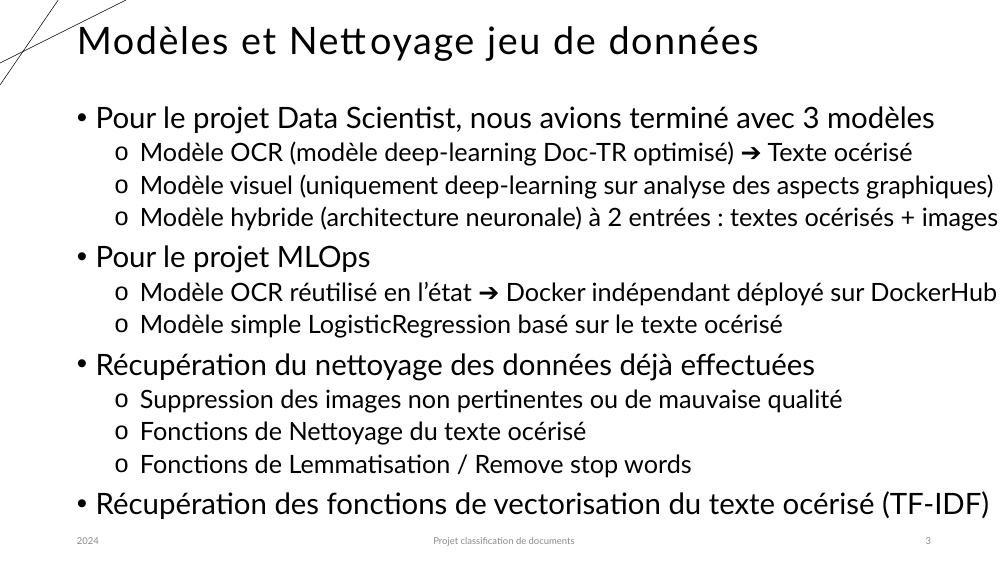
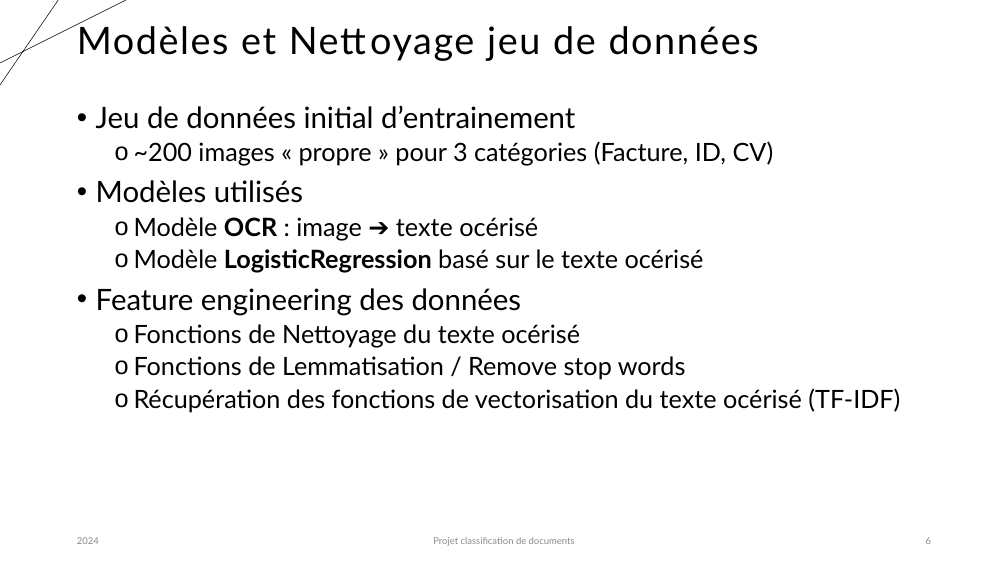
Before and after one commit to karned-formation/SEP24-MLOPS-SAKE, a slide deck: slide 6 of report/Projet_classification_MLOps_Partie1_Eddie.pptx (slide 3 before the commit). Drawn at 1008x567 pixels with LibreOffice and Linux fonts; fonts in the diff are those of the drawing. Boxes give left, top, right and bottom in pixels: in the first picture for what was removed or moved away, otherwise in the second. Text is boxed around its words. In the diff, an @@ line names an element or a change of style, - is before the commit and + after.

Commit message:
maj suite à meeting avec Seb

```diff
--- a/report/Projet_classification_MLOps_Partie1_Eddie.pptx
+++ b/report/Projet_classification_MLOps_Partie1_Eddie.pptx
@@ text at (x1=96, y1=105, x2=774, y2=315): text changed @@
-• Pour le projet Data Scientist, nous avions terminé avec 3 modèles
-  o Modèle OCR (modèle deep-learning Doc-TR optimisé) ➔ Texte océrisé
-  o Modèle visuel (uniquement deep-learning sur analyse des aspects graphiques)
-  o Modèle hybride (architecture neuronale) à 2 entrées : textes océrisés + images
-• Pour le projet MLOps
-  o Modèle OCR réutilisé en l’état ➔ Docker indépendant déployé sur DockerHub
-  o Modèle simple LogisticRegression basé sur le texte océrisé
-• Récupération du nettoyage des données déjà effectuées
-  o Suppression des images non pertinentes ou de mauvaise qualité
+• Jeu de données initial d’entrainement
+  o ~200 images « propre » pour 3 catégories (Facture, ID, CV)
+• Modèles utilisés
+  o Modèle OCR : image ➔ texte océrisé
+  o Modèle LogisticRegression basé sur le texte océrisé
+• Feature engineering des données
@@ text at (x1=134, y1=388, x2=900, y2=413): size 28 to 24 pt in "Récupération des fonctions de vectorisation du texte ..."; bullet • to o; list level 1 to 2 in "Récupération des fonctions de vectorisation ..." @@
```
Also in this commit, not shown: 3 other slides changed, 1 slide added, 4 other files.
